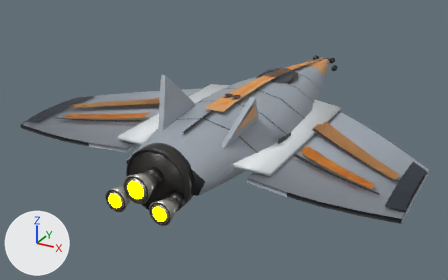
The glTF model ThoriumGap_JS/models/Ship_DeltaWing_535536.glb, before and after one commit.
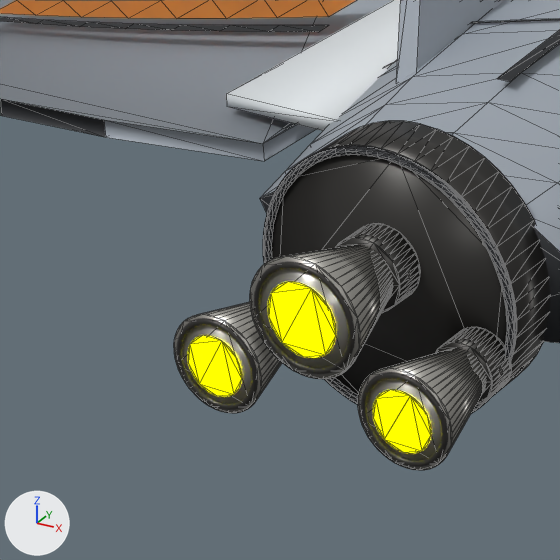
Old and new are each drawn whole from a camera (50 mm lens) standing at (4.42, -9.26, 3.91) and looking at (-0.38, -0.52, -0.46) and again close up on the part from 14% to 44% of the width and 41% to 88% of the height. Every picture has the same lights, and +X, +Y and +Z are marked at lower left. The last two pictures show the newer version. The close-ups show mesh edges as thin lines. Where no turn or scale is listed for an object, it has been applied to the vertices.

Names of what the first close-up shows: 'EngineBell_Center_BurnishedNozzle', 'EngineBell_LeftLower_BurnishedNozzle', 'EngineBell_RightLower_BurnishedNozzle', 'EngineBlock_AftIntegratedHousing', 'EngineBlock_AftTrimRing', 'EngineEmitter', 'EngineThroat_Center_DarkSocket', 'Fuselage_MainWedgeBody', 'PaintWingChevron_Left_SecondaryLowerSweep_Top', 'TailFin_Left_CantedStabilizer', 'WingRoot_Left_BlendedShoulder', 'Wing_Left_DeltaAerofoil' and 7 more.
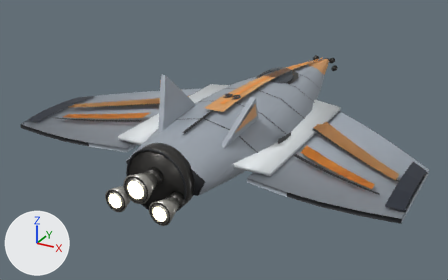
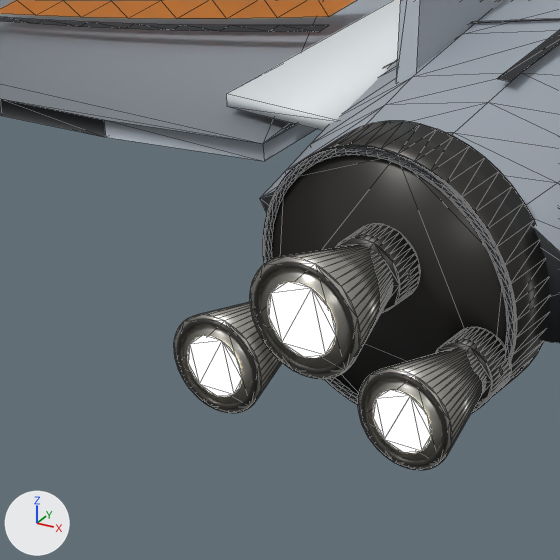
Changed parts and their boxes (x1, y1, x2, y2) in the close-ups (560 x 560 px):
'EngineEmitter', recoloured (yellow to beige): (188, 282, 431, 453) in both

What the commit changed:
In material 'EngineGlow' (mat_engineglow), emission_color goes from (1.0, 1.0, 0.0) (yellow #ffff00) to (0.62, 0.57, 0.4) (beige #cec7aa).
